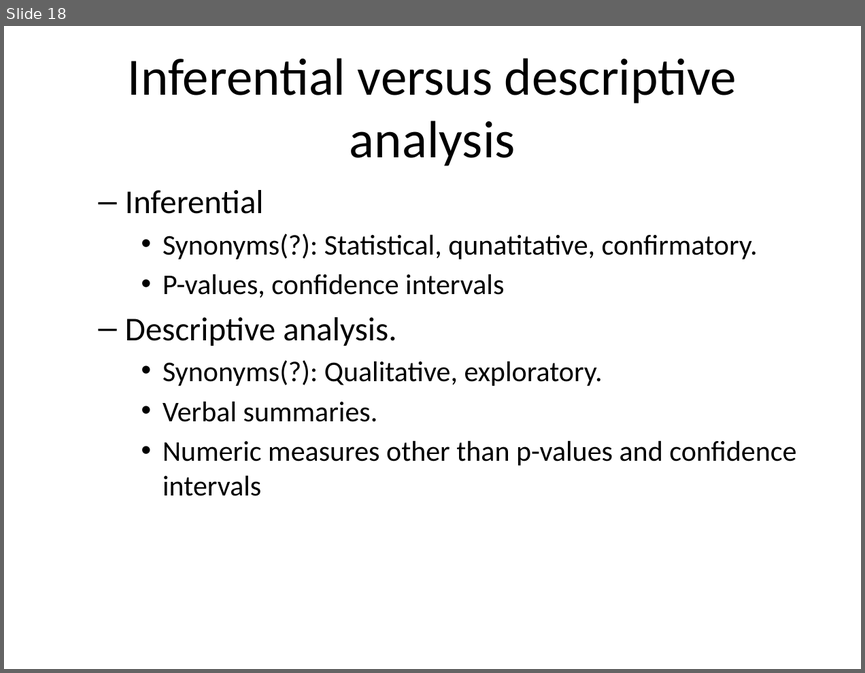
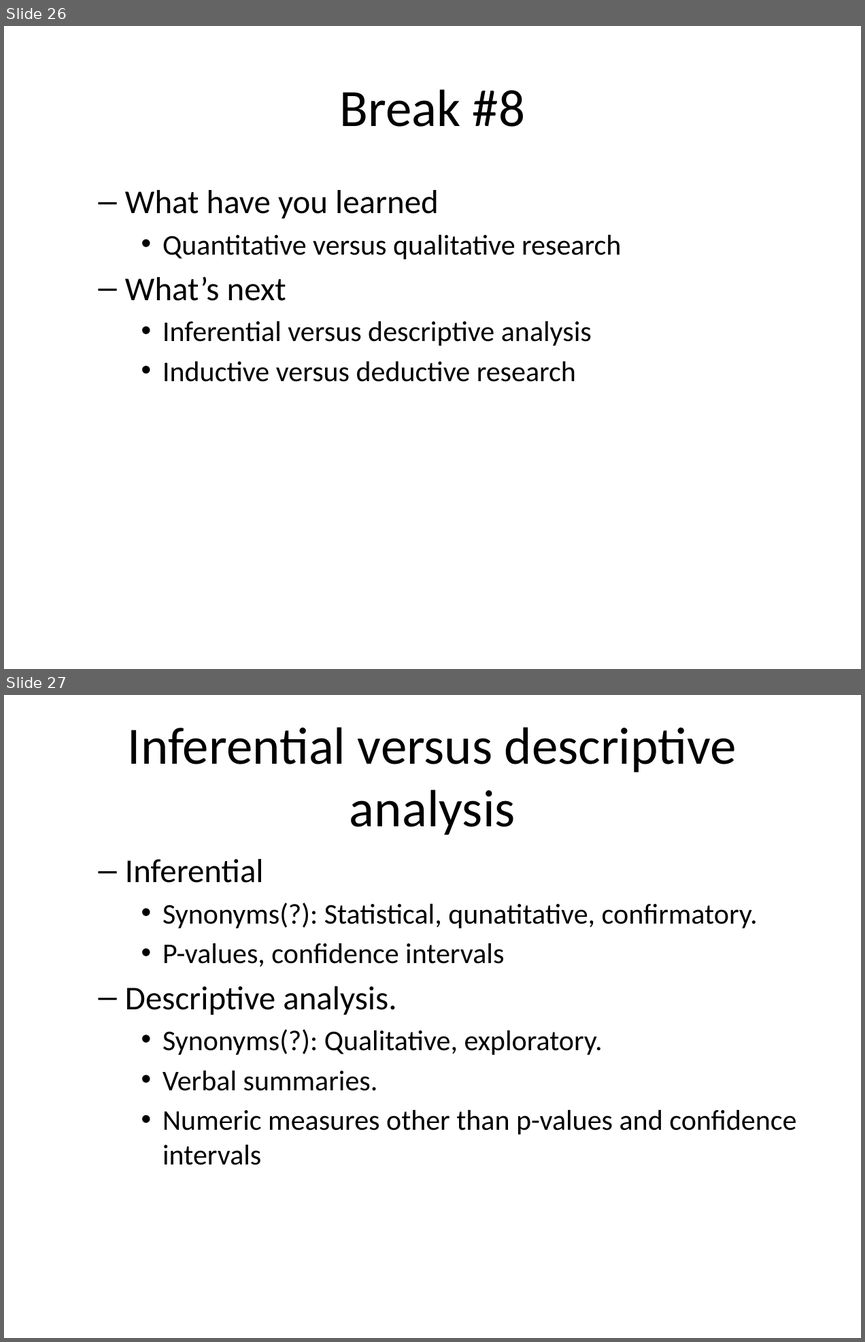
Before and after one commit to pmean/classes, a slide deck: clinical-research-methodology/results/video01-introduction.pptx. Shown one above the other, each under a label of ours: slide 18 before the commit, slides 26 and 27 after it. The pictures are 865x673 and 865x1342 pixels, drawn with LibreOffice and Linux fonts; fonts in the diff are those of the drawing. Boxes give left, top, right and bottom in pixels: in the first picture for what was removed or moved away, otherwise in the second. Text is boxed around its words. In the diff, an @@ line names an element or a change of style, - is before the commit and + after.

```diff
--- a/clinical-research-methodology/results/video01-introduction.pptx
+++ b/clinical-research-methodology/results/video01-introduction.pptx
@@ slide 26 added at [4, 26, 861, 669], background #FFFFFF @@
@@ title added at [340, 89, 525, 127], 44 pt, text #000000 @@
+Break #8
@@ text added at [125, 190, 621, 382], 24 pt, text #000000 @@
+  – What have you learned
+    • Quantitative versus qualitative research
+  – What’s next
+    • Inferential versus descriptive analysis
+    • Inductive versus deductive research
@@ what was slide 18 is now slide 27 @@
```
Also in this commit, not shown: 4 slides changed, 9 other slides added, 1 other file.
